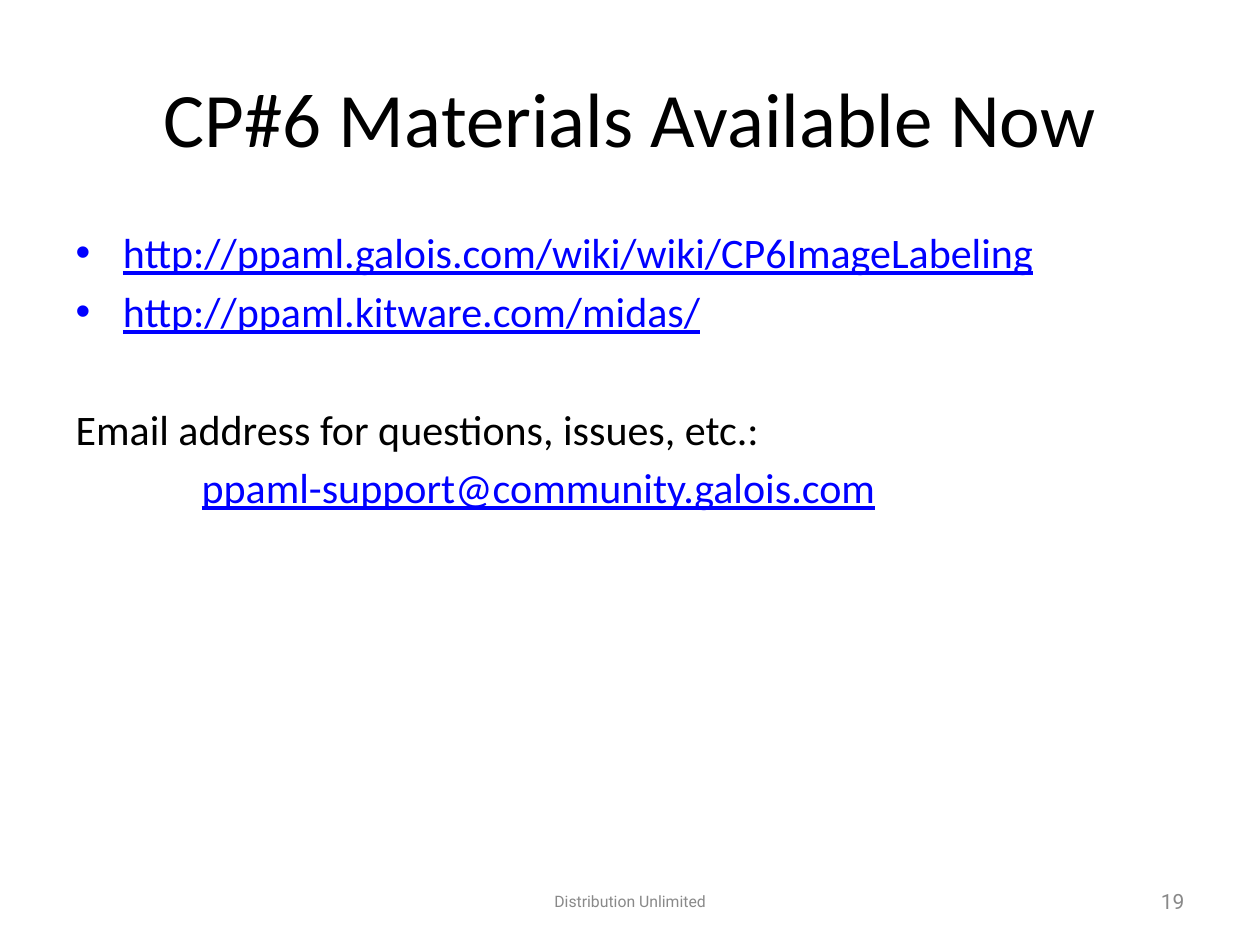
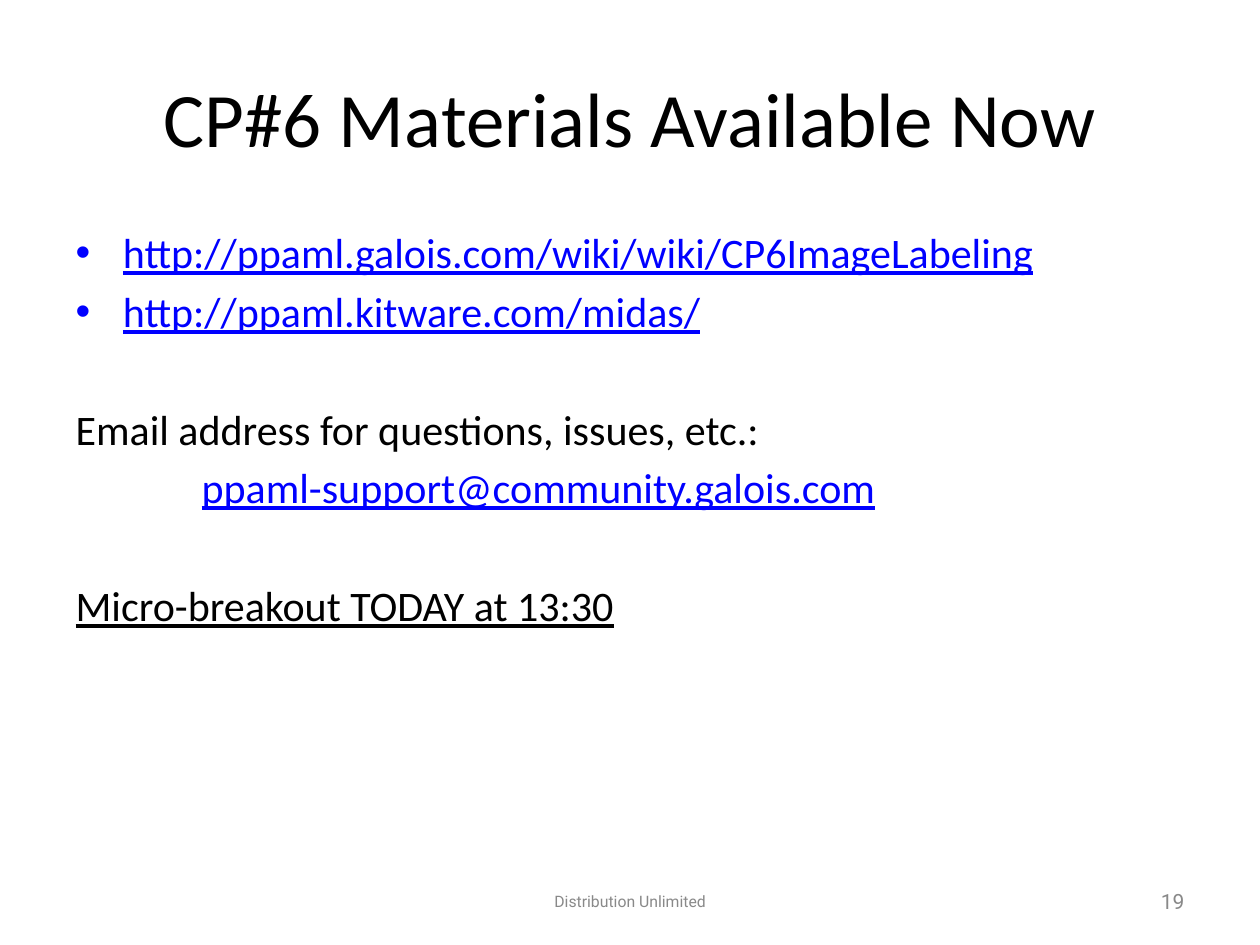
Before and after one commit to chengjianglong/ppaml-cp6, a slide deck: slide 19 of problem_statement/Challenge Problem 6.pptx. Drawn at 1260x945 pixels with LibreOffice and Linux fonts; fonts in the diff are those of the drawing; background and template pictures are left out. Boxes give left, top, right and bottom in pixels: in the first picture for what was removed or moved away, otherwise in the second. Text is boxed around its words. In the diff, an @@ line names an element or a change of style, - is before the commit and + after.

Commit message:
Added Microbreakout times

```diff
--- a/problem_statement/Challenge Problem 6.pptx
+++ b/problem_statement/Challenge Problem 6.pptx
@@ text at bbox=[76, 591, 613, 628]: paragraph added @@
+Micro-breakout TODAY at 13:30
```
Also in this commit, not shown: 1 other slide changed.
